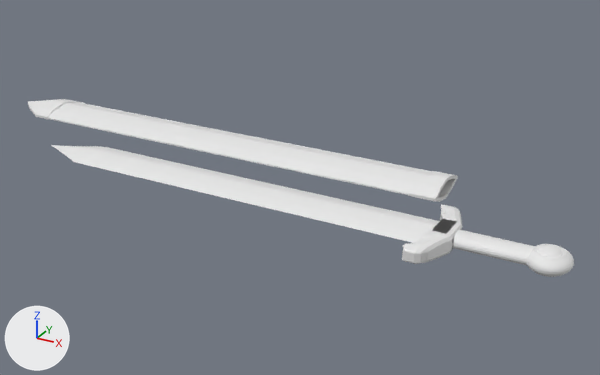
A saved change to the Blender file Sword.blend.
Before and after are seen from a 50 mm lens placed at (12.7, -39.9, 20.9), pointed at (-11.6, 4.2, -1.1). The lights are fixed; the arrows at lower left show +X, +Y and +Z.

Before the edit, the objects in view are built like this:
```python
ob_blade = bpy.data.objects.new('Blade', me_cylinder_002)
ob_blade.location = (-12.95, 0.0, 0.0)
ob_blade.rotation_euler = (0.0, 1.571, 0.0)  # degrees (0, 90, 0)
ob_blade.scale = (1.32, 3.0, 5.0)
ob_gemholder = bpy.data.objects.new('Gemholder', me_torus)
ob_gemholder.parent = ob_pommel
ob_gemholder.location = (5.601, 0.0, 0.366)
ob_gemholder.scale = (0.727, 0.727, 0.727)
ob_guard = bpy.data.objects.new('Guard', me_cube)
ob_guard.location = (0.0, 0.0, 0.0)
ob_guard.scale = (0.599, 3.22, 0.599)
ob_hilt = bpy.data.objects.new('Hilt', me_cylinder)
ob_hilt.location = (2.66, 0.0, 0.0)
ob_hilt.rotation_euler = (0.0, 1.571, 0.0)  # degrees (0, 90, 0)
ob_hilt.scale = (1.0, 1.73, 1.0)
ob_pommel = bpy.data.objects.new('Pommel', me_sphere)
ob_pommel.location = (5.637, 0.0, 0.0)
ob_pommel.scale = (1.22, 1.33, 0.659)
ob_scabbard = bpy.data.objects.new('Scabbard', me_cylinder_003)
ob_scabbard.location = (-18.07, 6.31, 0.0)
ob_scabbard.rotation_euler = (0.0, 1.571, 0.0)  # degrees (0, 90, 0)
ob_scabbard.scale = (1.67, 3.8, 6.33)
```
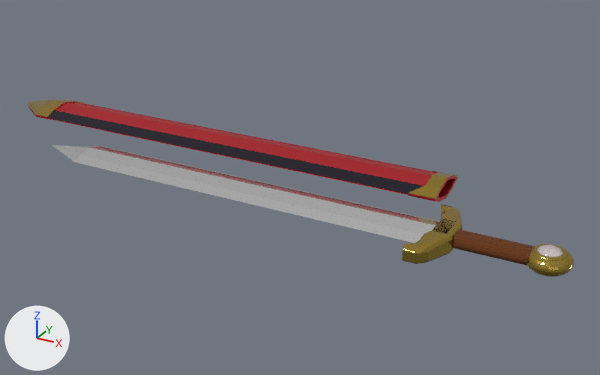
Pixel boxes (x1, y1, x2, y2) of what changed, in the pictures (600 x 375 px):
'Blade', recoloured (white to grey): (51, 145, 440, 243) in both
'Guard', recoloured, moved (white to yellow): (402, 204, 463, 264) in both
'Hilt', recoloured (white to brown): (452, 230, 535, 266) in both
'Pommel', recoloured (white to yellow): (527, 248, 574, 277) in both
'Gemholder', recoloured (white to yellow): (532, 244, 568, 261) in both
part 1 of me_cylinder_003, recoloured (white to red): (28, 101, 458, 202) in both
part 2 of me_cylinder_003, recoloured (white to yellow): (28, 99, 84, 118) in both
part 3 of me_cylinder_003, recoloured (white to yellow): (409, 171, 458, 200) in both
part 4 of me_cylinder_003, recoloured (white to black): (48, 103, 433, 194) in both

The change, as a diff of the scene's bpy script:
```diff
--- a/Sword.blend.py
+++ b/Sword.blend.py
@@ mat_scabbard @@
+mat_scabbard = principled_material('Scabbard')
+mat_scabbard.base_color = (0.468, 0.013, 0.0194)  # red #b61e26
+mat_scabbard.metallic = 0.5
@@ mat_edges @@
+mat_edges = principled_material('Edges')
+mat_edges.base_color = (0.0402, 0.033, 0.0498)  # black #38333f
+mat_edges.metallic = 0.9
+mat_edges.roughness = 0.25
@@ mat_guard @@
+mat_guard = principled_material('Guard')
+mat_guard.base_color = (0.475, 0.327, 0.0604)  # yellow #b79b46
+mat_guard.metallic = 1.0
+mat_guard.roughness = 0.2
@@ mat_blade @@
+mat_blade = principled_material('Blade')
+mat_blade.base_color = (0.8, 0.8, 0.8)  # white #e7e7e7
+mat_blade.metallic = 1.0
+mat_blade.roughness = 0.1
@@ mat_hilt @@
+mat_hilt = bpy.data.materials.new('Hilt')
+# nodes: BsdfPrincipled, Mix, OutputMaterial, TexWave
+# colours: brown #683510
@@ me_cube @@
 me_cube.from_pydata(...)  # 328 vertices, 258 faces; spans x -2.37..1.0, y -1.0..1.0, z -1.0..1.0
-me_cube.materials.append(mat_material)  # white #e7e7e7
+me_cube.materials.append(mat_guard)  # yellow #b79b46
@@ me_cylinder @@
 me_cylinder.from_pydata(...)  # 48 vertices, 26 faces; spans x -0.45..0.45, y -0.45..0.45, z -2.5..2.5
+me_cylinder.materials.append(mat_hilt)
@@ me_sphere @@
 me_sphere.from_pydata(...)  # 482 vertices, 512 faces; spans x -1.0..1.0, y -1.0..1.0, z -1.0..0.71
+me_sphere.materials.append(mat_guard)  # yellow #b79b46
@@ me_torus @@
 me_torus.from_pydata(...)  # 576 vertices, 576 faces; spans x -1.25..1.25, y -1.25..1.25, z -0.25..0.25
+me_torus.materials.append(mat_guard)  # yellow #b79b46
@@ me_cylinder_002 @@
 me_cylinder_002.from_pydata(...)  # 32 vertices, 26 faces; spans x -0.39..0.36, y -0.53..0.55, z -3.28..2.5
+me_cylinder_002.materials.append(mat_blade)  # white #e7e7e7
@@ me_cylinder_003 @@
 me_cylinder_003.from_pydata(...)  # 162 vertices, 150 faces; spans x -0.45..0.42, y -0.54..0.56, z -3.15..2.5
 # used by ob_scabbard; location = (-18.07, 6.31, 0.0); rotation_euler = (0.0, 1.571, 0.0), in degrees (0, 90, 0); scale = (1.67, 3.8, 6.33)
+# me_cylinder_003 part 1: 106 of the faces centred in x -0.33..0.31, y -0.53..0.55, z -3.09..2.5 switch from no material to mat_scabbard (red #b61e26)
+# me_cylinder_003 part 2: 22 of the faces centred in x -0.36..0.33, y -0.43..0.44, z -3.04..-2.5 switch from no material to mat_guard (yellow #b79b46)
+# me_cylinder_003 part 3: 18 of the faces centred in x -0.36..0.34, y -0.43..0.44, z 2.28..2.5 switch from no material to mat_guard (yellow #b79b46)
+# me_cylinder_003 part 4: all 4 faces centred in x -0.14..0.14, y -0.43..0.44, z -0.11 switch from no material to mat_edges (black #38333f)
@@ ob_guard @@
 ob_guard = bpy.data.objects.new('Guard', me_cube)
+ob_guard.parent = ob_hilt
+ob_guard.matrix_parent_inverse = Matrix(((0.0, 0.0, -1.0, 0.0), (0.0, 0.577, 0.0, 0.0), (1.0, 0.0, 0.0, -2.66), (0.0, 0.0, 0.0, 1.0)))
 ob_guard.location = (0.0, 0.0, 0.0)
```
